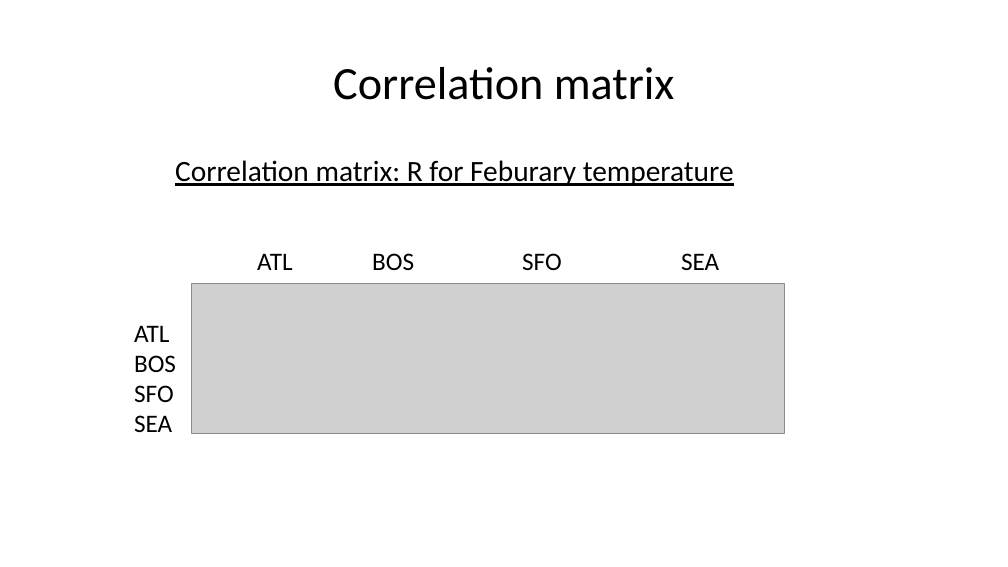
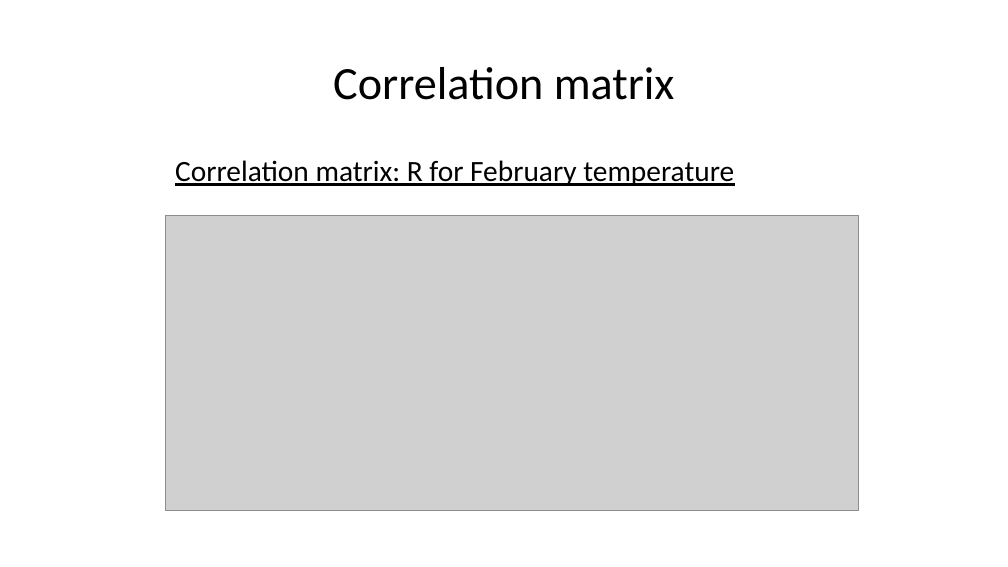
Before and after one commit to pengfeiliu371/EAS2655_S2023, a slide deck: slide 53 of slides/Week4.pptx. Drawn at 1008x567 pixels with LibreOffice and Linux fonts; fonts in the diff are those of the drawing; grey boxes stand for pictures. Boxes give left, top, right and bottom in pixels: in the first picture for what was removed or moved away, otherwise in the second. Text is boxed around its words. In the diff, an @@ line names an element or a change of style, - is before the commit and + after.

```diff
--- a/slides/Week4.pptx
+++ b/slides/Week4.pptx
@@ text at box(175, 160, 734, 186): text changed @@
-Correlation matrix: R for Feburary temperature
+Correlation matrix: R for February temperature
@@ picture added at box(165, 215, 859, 510) @@
@@ text removed at box(257, 253, 719, 270) @@
-ATL BOS SFO SEA
@@ picture removed at box(192, 283, 785, 433) @@
@@ text removed at box(134, 325, 176, 432) @@
-ATL
-BOS
-SFO
-SEA
```
Also in this commit, not shown: 7 other slides changed, 13 other files.
